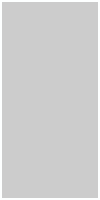
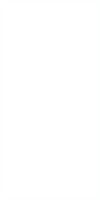
Comparing the layer stacks of the two w=100, h=200 images. Changes:
added layer "Copy of decorations-wrapper-layer" (1st of 2) (20%) above "decorations-wrapper-layer" over [left=2, top=2, right=98, bottom=198]
hid "decorations-wrapper-layer", opacity 20% → 14%, painted on it over [left=2, top=2, right=98, bottom=198]
